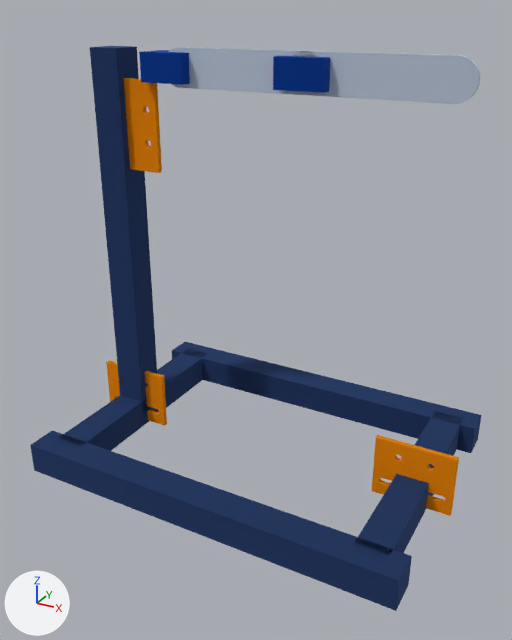
An edit to the glTF model cad/hr-v0/generated/HR-V0_preliminary_assembly.glb, drawn before and after from the same camera.
Before and after are seen from a 50 mm camera at (387.0, -727.0, 563.0) aimed at (2.0, -27.0, 213.0). The axes (+X, +Y, +Z) are drawn at lower left. The lights are the same throughout. The first picture is the older version. Where no turn or scale is listed for an object, it has been applied to the vertices.

The first picture shows 'J1_XM540_envelope', 'J2_XM540_envelope', 'MV0_001_upper', 'MV0_002_forearm', 'MV0_003_adapter', 'MV0_004_anchor_left', 'MV0_004_anchor_right', 'base_front', 'base_left', 'base_rear', 'base_right', 'column'.
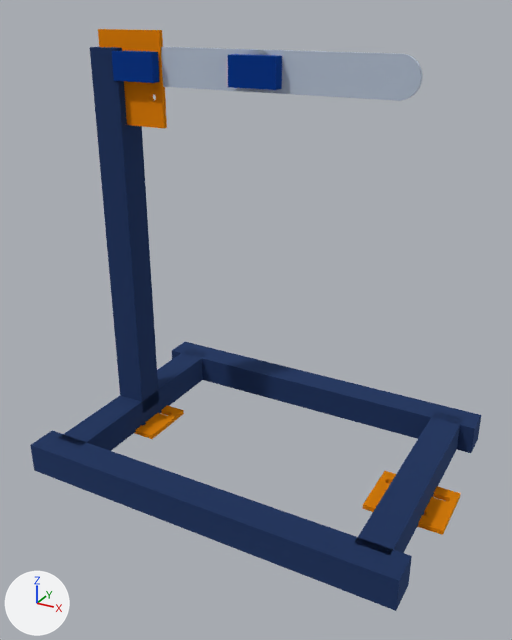
Location of each change, [x1, y1, x2, y2] in pixels of the pictures (512 x 640 px):
'MV0_002_forearm', moved
    before: [293, 51, 480, 104]
    after: [246, 50, 423, 101]
'MV0_004_anchor_right', moved, turned
    before: [372, 435, 459, 516]
    after: [363, 471, 461, 535]
'MV0_003_adapter', moved
    before: [124, 78, 162, 173]
    after: [98, 29, 167, 128]
'J2_XM540_envelope', moved
    before: [273, 56, 331, 93]
    after: [228, 54, 282, 90]
'J1_XM540_envelope', moved
    before: [139, 50, 190, 85]
    after: [112, 51, 160, 83]
'MV0_004_anchor_left', moved, turned
    before: [106, 360, 167, 426]
    after: [135, 405, 184, 439]

Diff of the bpy script that builds the scene:
```diff
--- a/cad/hr-v0/generated/HR-V0_preliminary_assembly.glb.py
+++ b/cad/hr-v0/generated/HR-V0_preliminary_assembly.glb.py
@@ ob_mv0_003_adapter @@
 ob_mv0_003_adapter = bpy.data.objects.new('MV0_003_adapter', me_mv0_003_adapter)
-ob_mv0_003_adapter.location = (-190.0, -3.0, 430.0)
+ob_mv0_003_adapter.location = (-179.0, -3.0, 485.0)
@@ ob_j1_xm540_envelope @@
 ob_j1_xm540_envelope = bpy.data.objects.new('J1_XM540_envelope', me_j1_xm540_envelope)
-ob_j1_xm540_envelope.location = (-125.0, 0.0, 500.0)
+ob_j1_xm540_envelope.location = (-166.0, 0.0, 500.0)
@@ ob_j2_xm540_envelope @@
 ob_j2_xm540_envelope = bpy.data.objects.new('J2_XM540_envelope', me_j2_xm540_envelope)
-ob_j2_xm540_envelope.location = (50.0, 0.0, 500.0)
+ob_j2_xm540_envelope.location = (-6.0, 0.0, 500.0)
@@ ob_mv0_002_forearm @@
 ob_mv0_002_forearm = bpy.data.objects.new('MV0_002_forearm', me_mv0_002_forearm)
-ob_mv0_002_forearm.location = (50.0, -2.0, 500.0)
+ob_mv0_002_forearm.location = (-6.0, -2.0, 500.0)
@@ ob_mv0_004_anchor_left @@
 ob_mv0_004_anchor_left.parent = ob_hr_v0_preliminary
-ob_mv0_004_anchor_left.location = (-210.0, -43.0, -3.175)
+ob_mv0_004_anchor_left.location = (-210.0, -3.175, 0.0)
+ob_mv0_004_anchor_left.rotation_euler = (1.571, 0.0, 0.0)  # degrees (90, 0, 0)
@@ ob_mv0_004_anchor_right @@
 ob_mv0_004_anchor_right.parent = ob_hr_v0_preliminary
-ob_mv0_004_anchor_right.location = (210.0, -43.0, -3.175)
+ob_mv0_004_anchor_right.location = (210.0, -3.175, 0.0)
+ob_mv0_004_anchor_right.rotation_euler = (1.571, 0.0, 0.0)  # degrees (90, 0, 0)
```
